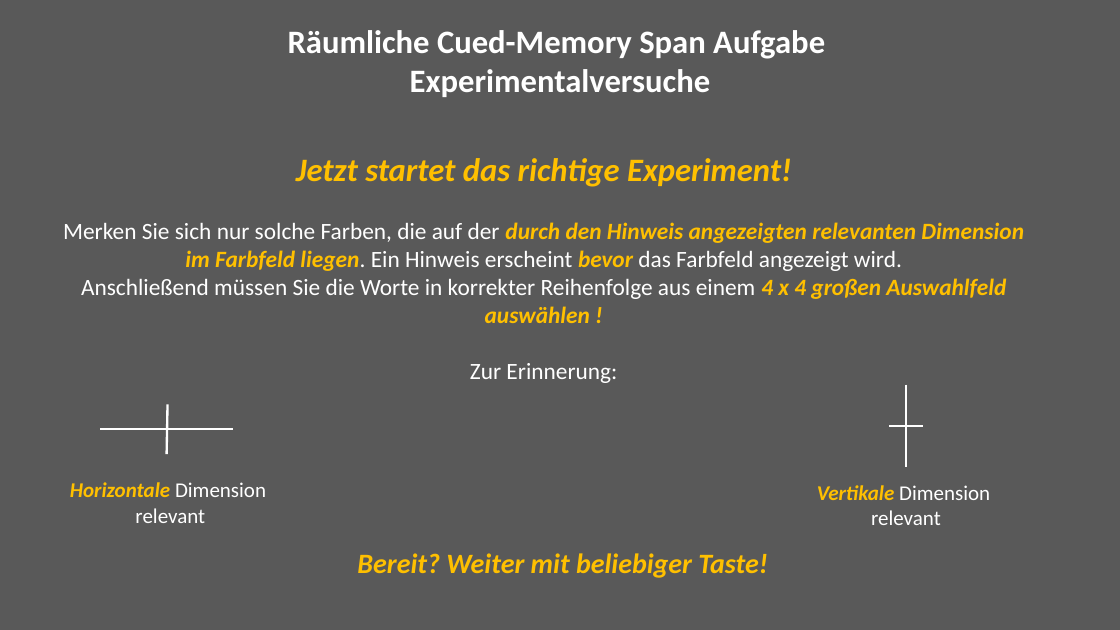
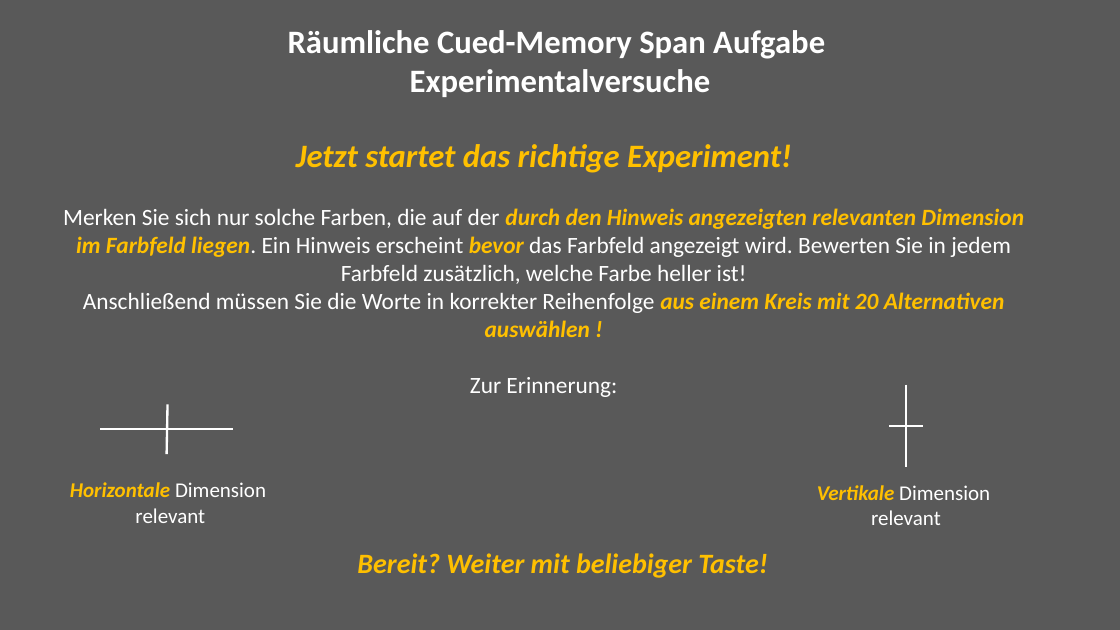
Before and after one commit to jgman86/neurocognitive-psychometrics, a slide deck: slide 15 of M3-ExpSpatial/Instructions/Instructions_spatial.pptx. Drawn at 1120x630 pixels with LibreOffice and Linux fonts; fonts in the diff are those of the drawing. Boxes give left, top, right and bottom in pixels: in the first picture for what was removed or moved away, otherwise in the second. Text is boxed around its words. In the diff, an @@ line names an element or a change of style, - is before the commit and + after.

```diff
--- a/M3-ExpSpatial/Instructions/Instructions_spatial.pptx
+++ b/M3-ExpSpatial/Instructions/Instructions_spatial.pptx
@@ text "Jetzt startet das richtige Experiment!": place and size @@
-text "Jetzt startet das richtige Experiment!" at bbox=[63, 158, 1024, 383]
+text "Jetzt startet das richtige Experiment!" at bbox=[63, 144, 1024, 397]
@@ text at bbox=[63, 208, 1024, 337]: text changed @@
-Merken Sie sich nur solche Farben, die auf der durch den Hinweis angezeigten relevanten Dimension im Farbfeld liegen. Ein Hinweis erscheint bevor das Farbfeld angezeigt wird.
-Anschließend müssen Sie die Worte in korrekter Reihenfolge aus einem 4 x 4 großen Auswahlfeld auswählen !
+Merken Sie sich nur solche Farben, die auf der durch den Hinweis angezeigten relevanten Dimension im Farbfeld liegen. Ein Hinweis erscheint bevor das Farbfeld angezeigt wird. Bewerten Sie in jedem Farbfeld zusätzlich, welche Farbe heller ist!
+Anschließend müssen Sie die Worte in korrekter Reihenfolge aus einem Kreis mit 20 Alternativen auswählen !
```
Also in this commit, not shown: 13 other slides changed, 2 slides added, 1 slide removed.
